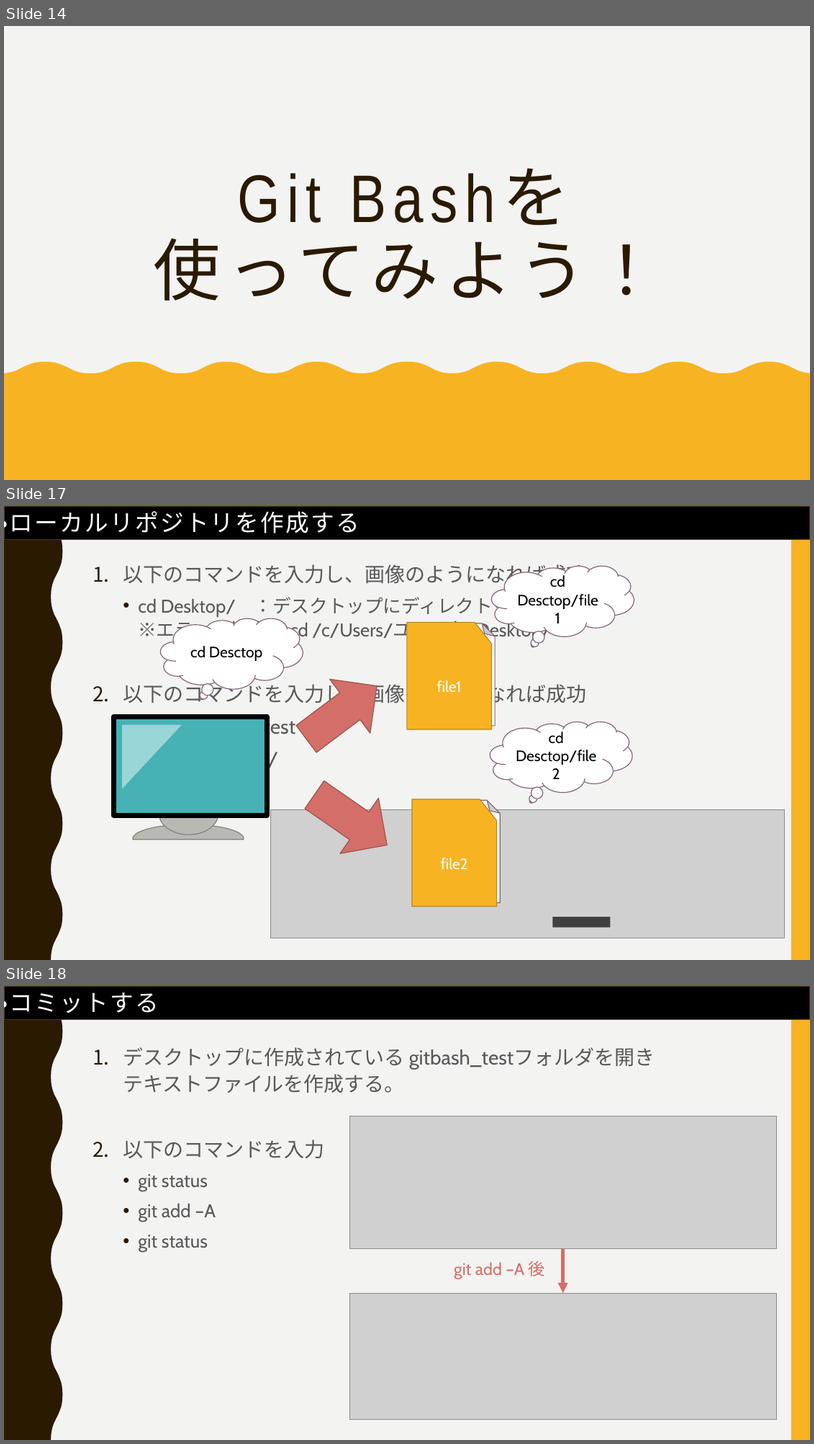
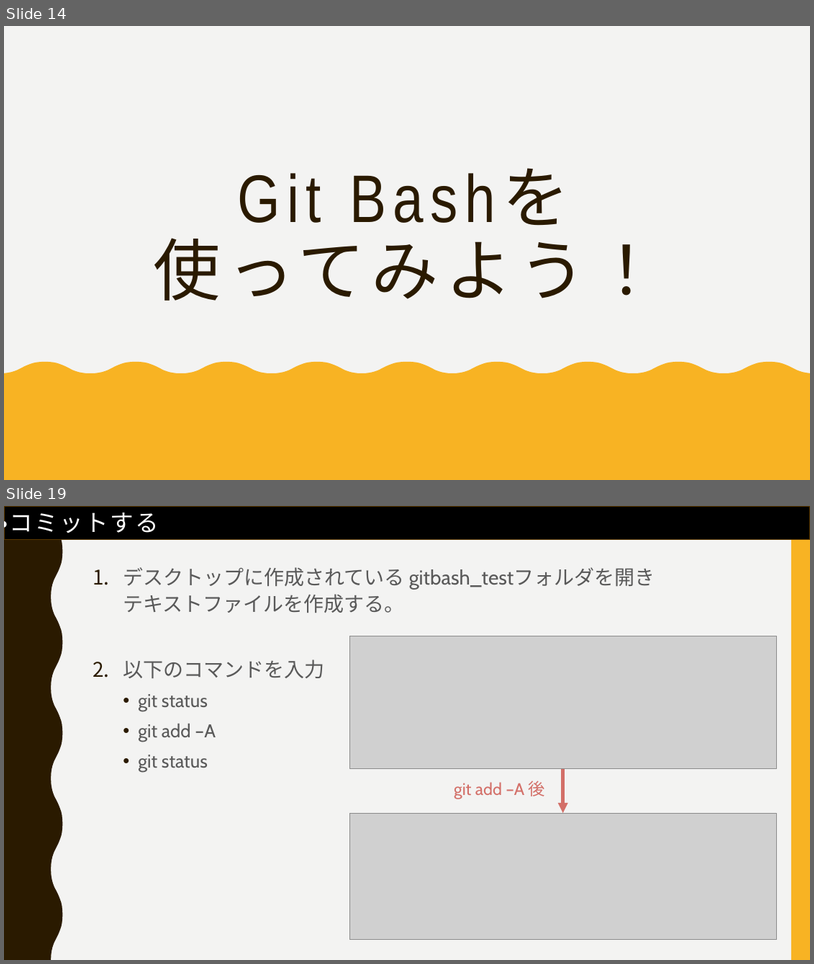
Before and after one commit to FIY24554/git_test, a slide deck: gitについて_cdコマンド.pptx. Shown one above the other, each under a label of ours: slides 14, 17 and 18 before the commit, slides 14 and 19 after it; the slides between them are not shown. The pictures are 814x1444 and 814x964 pixels, drawn with LibreOffice and Linux fonts; fonts in the diff are those of the drawing; grey boxes stand for pictures. Boxes give left, top, right and bottom in pixels: in the first picture for what was removed or moved away, otherwise in the second. Text is boxed around its words. In the diff, an @@ line names an element or a change of style, - is before the commit and + after.

```diff
--- a/gitについて_cdコマンド.pptx
+++ b/gitについて_cdコマンド.pptx
@@ slide 17 removed at bbox=[4, 506, 810, 960], background #F3F3F2; not listed: 2 template elements that a slide beside it also shows @@
@@ rectangle removed at bbox=[4, 506, 810, 539] @@
@@ text removed at bbox=[4, 507, 360, 538] @@
-・ローカルリポジトリを作成する
@@ text removed at bbox=[123, 564, 586, 771] @@
-1. 以下のコマンドを入力し、画像のようになれば成功
-  • cd Desktop/ ：デスクトップにディレクトリを移動
-    ※エラーの場合は cd /c/Users/ユーザ名/Desktop/
-2. 以下のコマンドを入力し、画像のようになれば成功
-  • mkdir gitbash_test
-  • cd gitbash_test/
-  • git init
@@ thought cloud removed at bbox=[492, 566, 634, 636] @@
-cd Desctop/file1
@@ thought cloud removed at bbox=[161, 618, 303, 690] @@
-cd Desctop
@@ flow chart punched card removed at bbox=[407, 622, 492, 729] @@
-file1
@@ folded corner removed at bbox=[418, 623, 495, 726] @@
@@ right arrow removed at bbox=[286, 659, 397, 766] @@
@@ thought cloud removed at bbox=[491, 721, 633, 792] @@
-cd Desctop/file2
@@ group removed at bbox=[113, 716, 267, 839]: 1 freeform shape, 1 ellipse, 1 rectangle, 1 right triangle @@
@@ right arrow removed at bbox=[296, 767, 406, 873] @@
@@ flow chart punched card removed at bbox=[412, 799, 497, 906] @@
-file2
@@ folded corner removed at bbox=[422, 800, 500, 902] @@
@@ picture removed at bbox=[271, 810, 785, 937] @@
@@ rectangle removed at bbox=[553, 917, 610, 928] @@
@@ what was slide 18 is now slide 19 @@
```
Also in this commit, not shown: 2 slides changed, 2 slides added.
